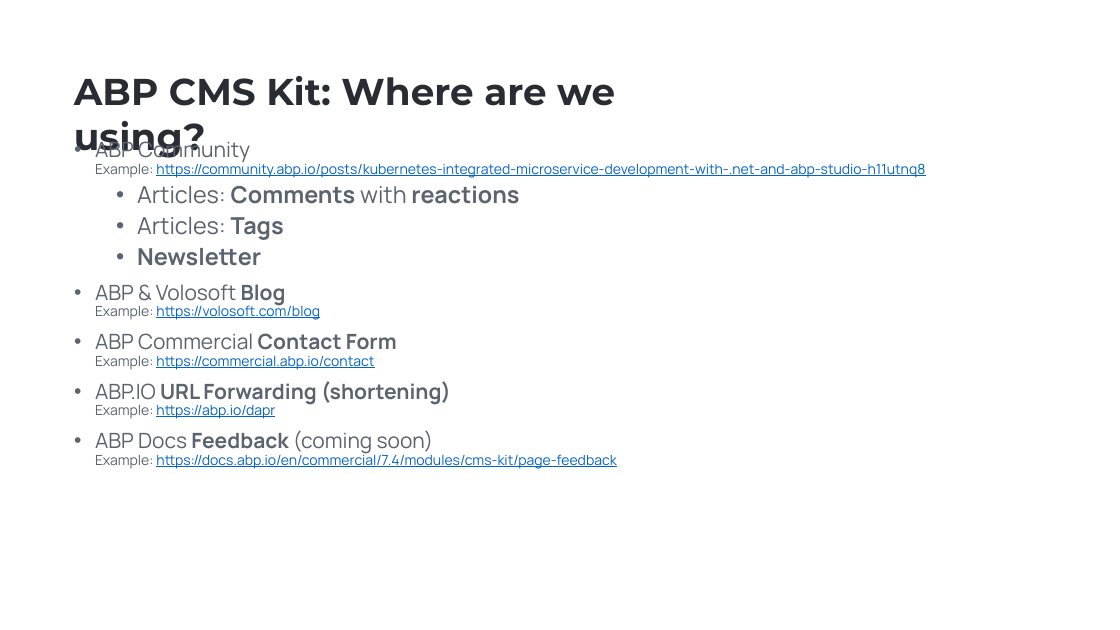
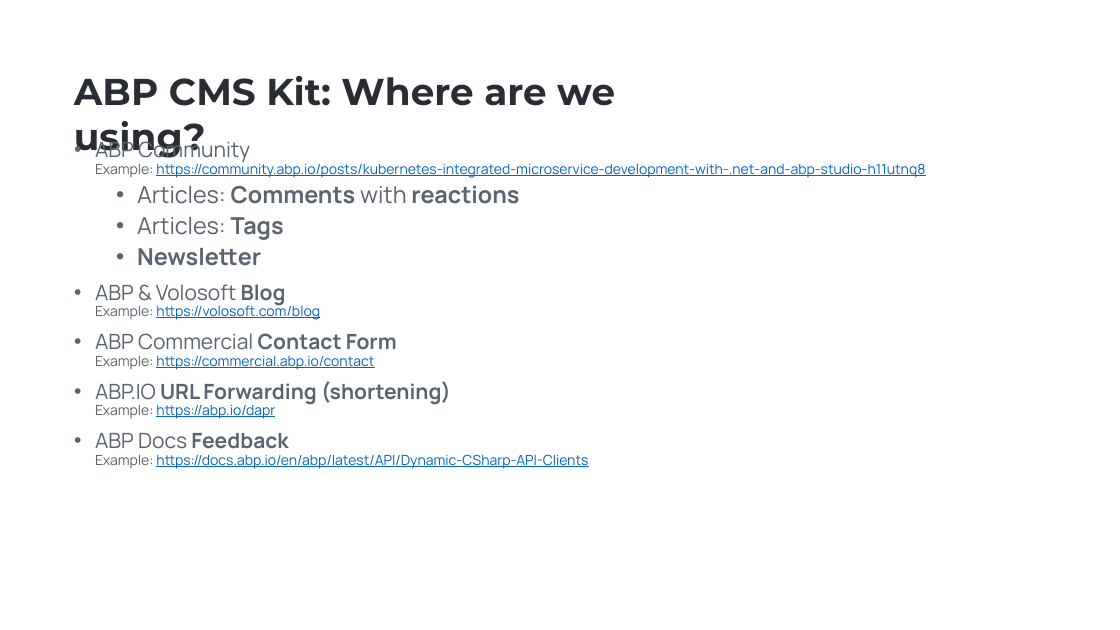
Before and after one commit to hikalkan/presentations, a slide deck: slide 7 of 2023-09-28 ABP CMS Kit/ABP CMS Kit.pptx. Drawn at 1120x630 pixels with LibreOffice and Linux fonts; fonts in the diff are those of the drawing; background and template pictures are left out. Boxes give left, top, right and bottom in pixels: in the first picture for what was removed or moved away, otherwise in the second. Text is boxed around its words. In the diff, an @@ line names an element or a change of style, - is before the commit and + after.

```diff
--- a/2023-09-28 ABP CMS Kit/ABP CMS Kit.pptx
+++ b/2023-09-28 ABP CMS Kit/ABP CMS Kit.pptx
@@ text at (x1=95, y1=433, x2=588, y2=469): text changed @@
-• ABP Docs Feedback (coming soon)
-  Example: https://docs.abp.io/en/commercial/7.4/modules/cms-kit/page-feedback
+• ABP Docs Feedback
+  Example: https://docs.abp.io/en/abp/latest/API/Dynamic-CSharp-API-Clients
```
